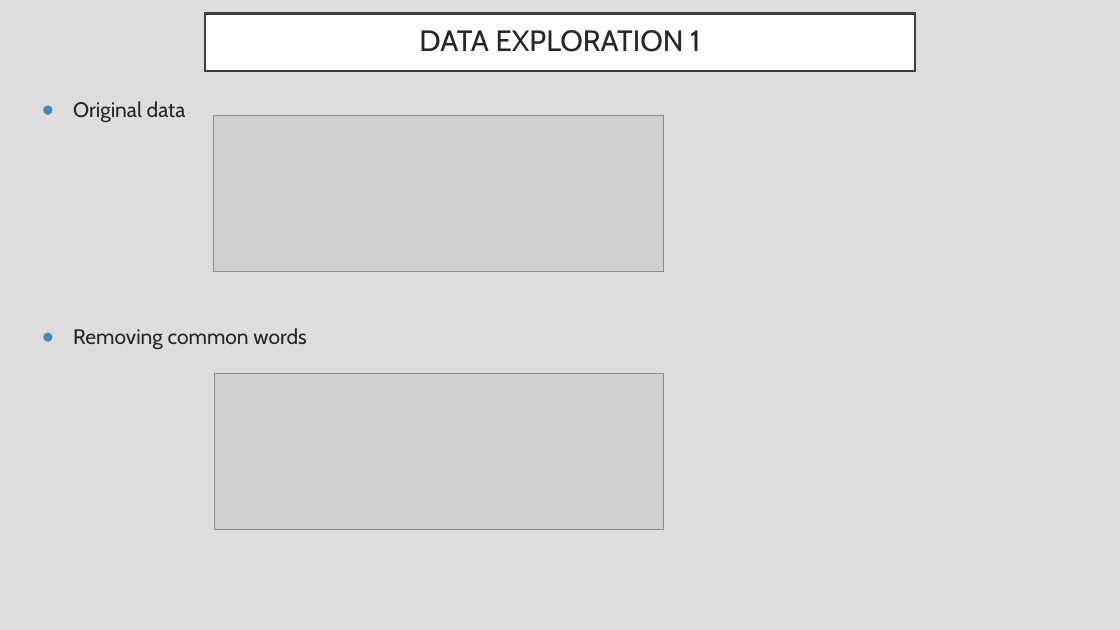
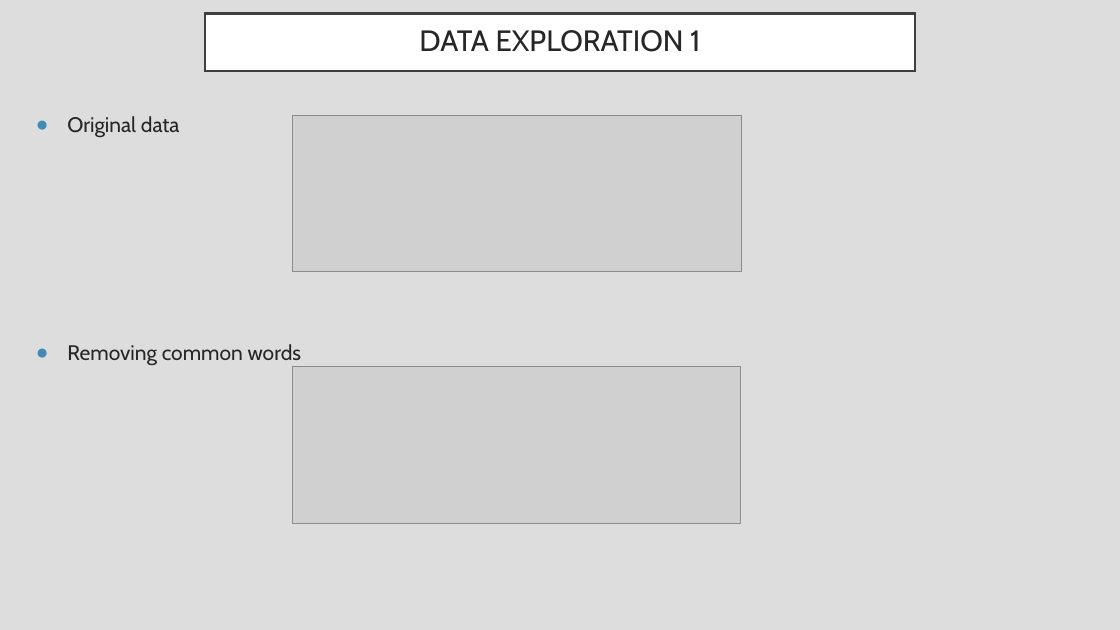
Before and after one commit to RealDreammaker/ProjectETL, a slide deck: slide 5 of ETL Process Presentation.pptx. Drawn at 1120x630 pixels with LibreOffice and Linux fonts; fonts in the diff are those of the drawing; grey boxes stand for pictures. Boxes give left, top, right and bottom in pixels: in the first picture for what was removed or moved away, otherwise in the second. Text is boxed around its words. In the diff, an @@ line names an element or a change of style, - is before the commit and + after.

```diff
--- a/ETL Process Presentation.pptx
+++ b/ETL Process Presentation.pptx
@@ text "Original data": place and size @@
-text "Original data" at bbox=[73, 101, 306, 349]
+text "Original data" at bbox=[67, 116, 180, 137]
@@ picture: place and size @@
-picture at bbox=[213, 115, 663, 271]
+picture at bbox=[292, 115, 742, 271]
@@ text at bbox=[73, 328, 306, 349]: paragraph removed @@
-● Removing common words
@@ text added at bbox=[67, 344, 301, 365], 18 pt, text #262626 @@
+● Removing common words
@@ picture: place and size @@
-picture at bbox=[214, 373, 663, 529]
+picture at bbox=[292, 366, 741, 523]
```
Also in this commit, not shown: 4 other slides changed, 1 other file.
